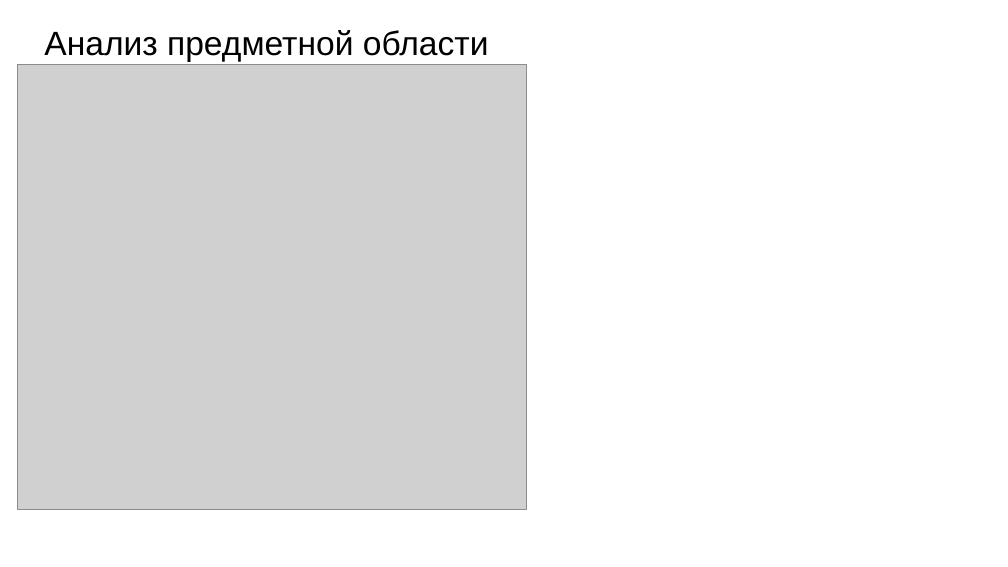
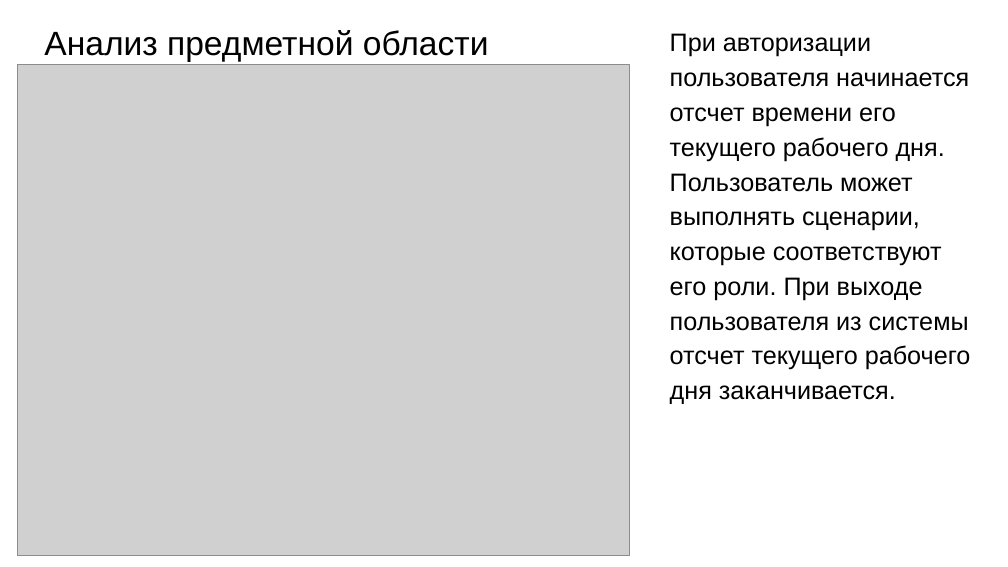
Before and after one commit to NikulinR/ITTimeRecording, a slide deck: slide 9 of Presentation.pptx. Drawn at 1008x567 pixels with LibreOffice and Linux fonts; fonts in the diff are those of the drawing; grey boxes stand for pictures. Boxes give left, top, right and bottom in pixels: in the first picture for what was removed or moved away, otherwise in the second. Text is boxed around its words. In the diff, an @@ line names an element or a change of style, - is before the commit and + after.

```diff
--- a/Presentation.pptx
+++ b/Presentation.pptx
@@ text added at (x1=670, y1=33, x2=971, y2=404), 18 pt, text #000000 @@
+При авторизации пользователя начинается отсчет времени его текущего рабочего дня. Пользователь может выполнять сценарии, которые соответствуют его роли. При выходе пользователя из системы отсчет текущего рабочего дня заканчивается.
@@ picture resized from (x1=17, y1=65, x2=527, y2=509) to (x1=17, y1=65, x2=630, y2=555) @@
```
Also in this commit, not shown: 6 other slides changed, 1 slide added, 1 slide removed.
